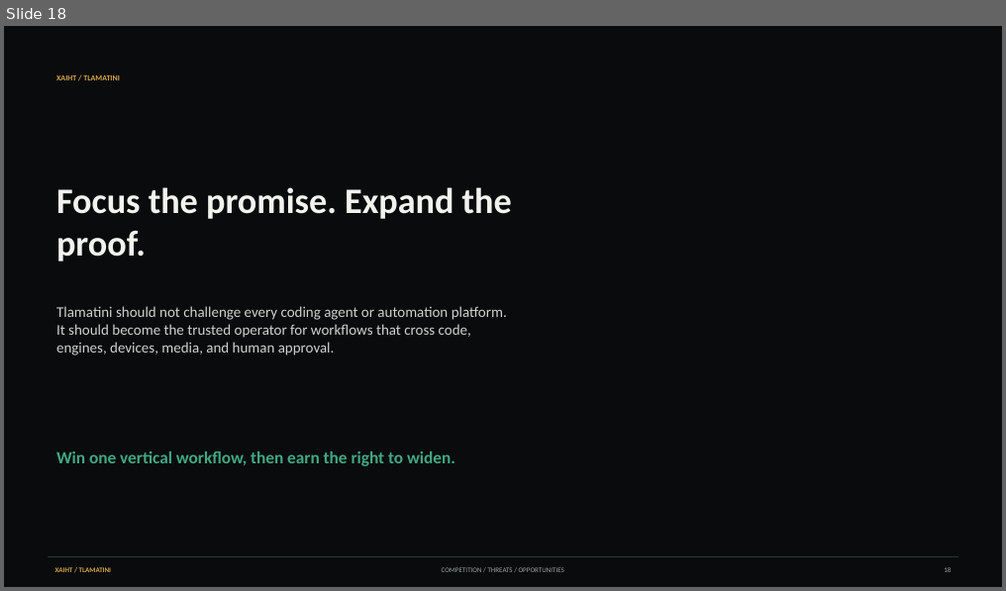
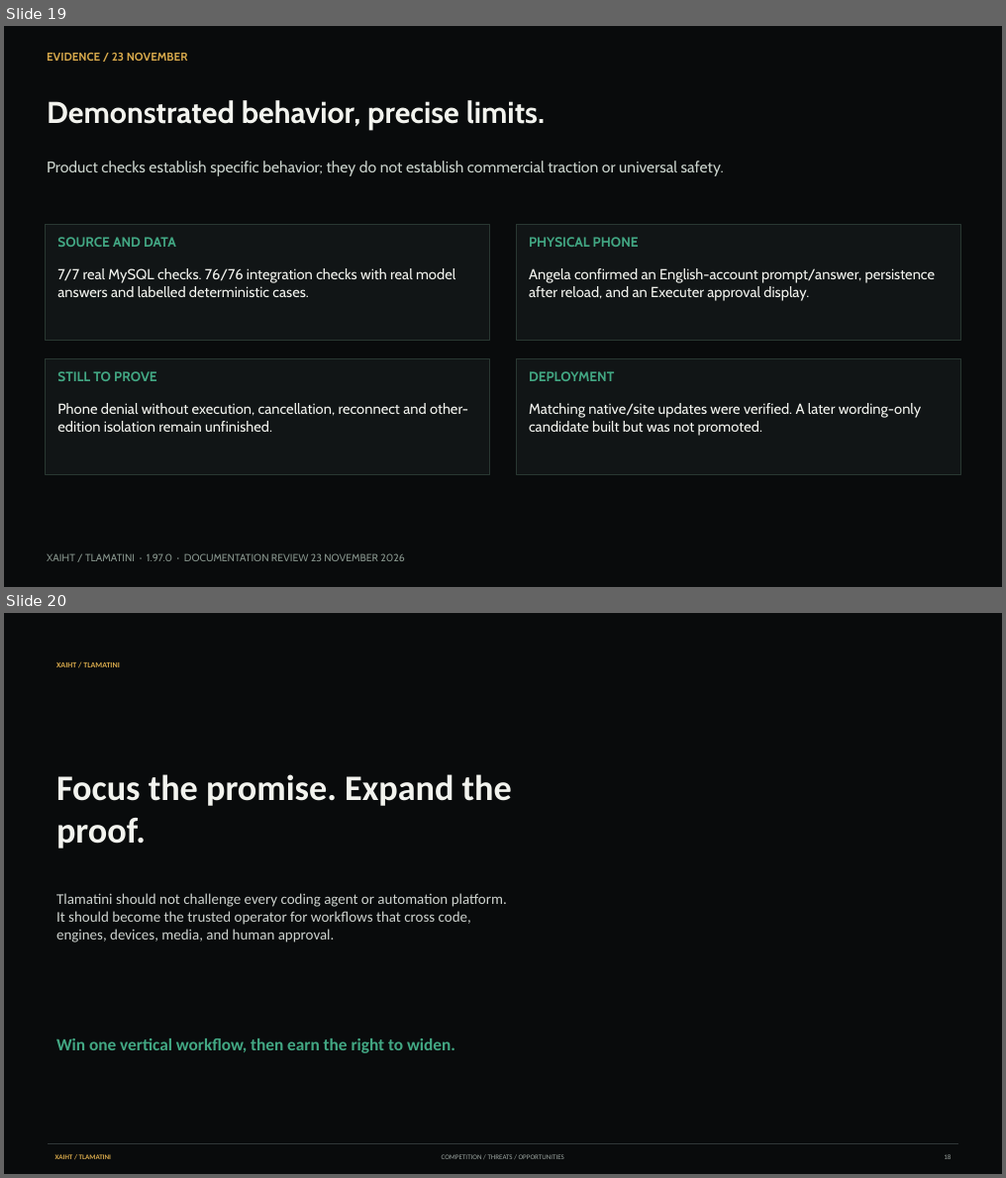
Before and after one commit to XAIHT/web-app, a slide deck: campaign/decks/XAIHT_Competition_Threats_Opportunities.pptx. Shown one above the other, each under a label of ours: slide 18 before the commit, slides 19 and 20 after it. The pictures are 1006x591 and 1006x1178 pixels, drawn with LibreOffice and Linux fonts; fonts in the diff are those of the drawing; background and template pictures are left out. Boxes give left, top, right and bottom in pixels: in the first picture for what was removed or moved away, otherwise in the second. Text is boxed around its words. In the diff, an @@ line names an element or a change of style, - is before the commit and + after.

Commit message:
Complete kicked-off implementation of Tlamaitni-RC through Tlachihuani, by angelahack1

```diff
--- a/campaign/decks/XAIHT_Competition_Threats_Opportunities.pptx
+++ b/campaign/decks/XAIHT_Competition_Threats_Opportunities.pptx
@@ slide 19 added at (4, 26, 1002, 587), background #090B0C @@
@@ text added at (47, 53, 188, 61), 11 pt, text #D6A84B, bold @@
+EVIDENCE / 23 NOVEMBER
@@ text added at (47, 100, 545, 130), 29 pt, text #F2F3EE, bold @@
+Demonstrated behavior, precise limits.
@@ text added at (47, 161, 724, 176), 15 pt, text #C8D1CA @@
+Product checks establish specific behavior; they do not establish commercial traction or universal safety.
@@ rectangle added at (46, 224, 490, 341), fill #111516, outline #293832 1 pt @@
@@ rectangle added at (516, 224, 960, 341), fill #111516, outline #293832 1 pt @@
@@ text added at (57, 237, 176, 247), 13 pt, text #42A783, bold @@
+SOURCE AND DATA
@@ text added at (529, 237, 639, 247), 13 pt, text #42A783, bold @@
+PHYSICAL PHONE
@@ text added at (57, 269, 455, 297), 14 pt, text #F2F3EE @@
+7/7 real MySQL checks. 76/76 integration checks with real model answers and labelled deterministic cases.
@@ text added at (529, 269, 936, 301), 14 pt, text #F2F3EE @@
+Angela confirmed an English-account prompt/answer, persistence after reload, and an Executer approval display.
@@ rectangle added at (46, 360, 490, 475), fill #111516, outline #293832 1 pt @@
@@ text added at (57, 372, 157, 381), 13 pt, text #42A783, bold @@
+STILL TO PROVE
@@ rectangle added at (516, 360, 960, 475), fill #111516, outline #293832 1 pt @@
@@ text added at (529, 372, 614, 381), 13 pt, text #42A783, bold @@
+DEPLOYMENT
@@ text added at (57, 403, 468, 432), 14 pt, text #F2F3EE @@
+Phone denial without execution, cancellation, reconnect and other-edition isolation remain unfinished.
@@ text added at (529, 403, 922, 436), 14 pt, text #F2F3EE @@
+Matching native/site updates were verified. A later wording-only candidate built but was not promoted.
@@ text added at (47, 554, 404, 562), 10 pt, text #86948C @@
+XAIHT / TLAMATINI · 1.97.0 · DOCUMENTATION REVIEW 23 NOVEMBER 2026
@@ what was slide 18 is now slide 20 @@
```
Also in this commit, not shown: 3 slides changed, 1 other slide added, 37 other files.
